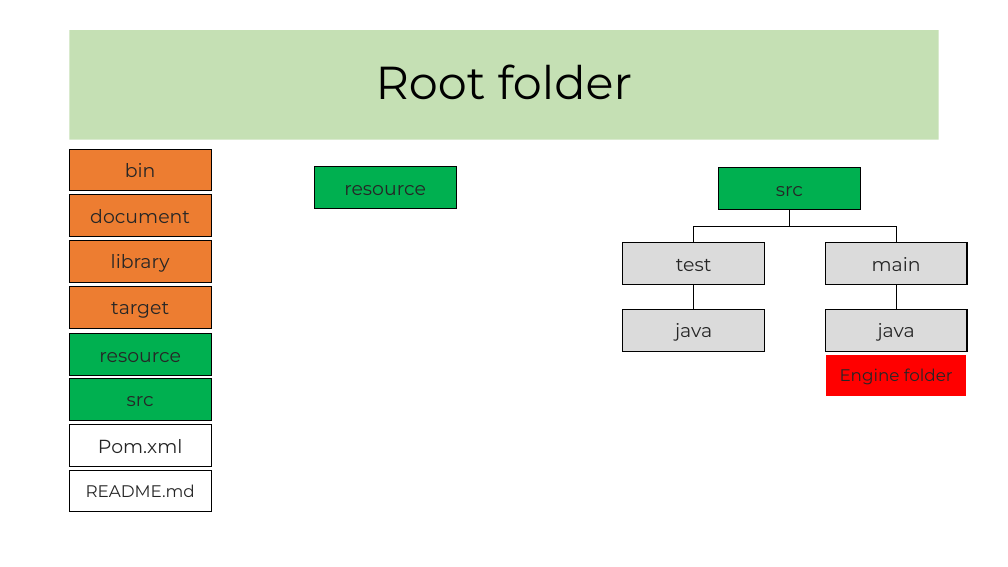
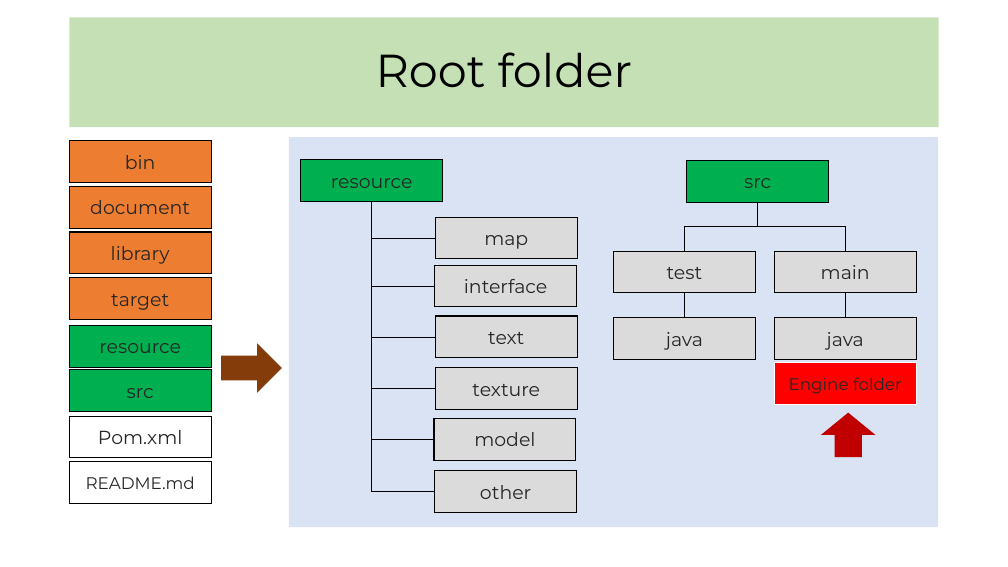
Before and after one commit to homelleon/GameEngine, a slide deck: slide 2 of document/GameEngine.pptx. Drawn at 1008x567 pixels with LibreOffice and Linux fonts; fonts in the diff are those of the drawing. Boxes give left, top, right and bottom in pixels: in the first picture for what was removed or moved away, otherwise in the second. Text is boxed around its words. In the diff, an @@ line names an element or a change of style, - is before the commit and + after.

```diff
--- a/document/GameEngine.pptx
+++ b/document/GameEngine.pptx
@@ title "Root folder": place and size @@
-title "Root folder" at <box>70,30,939,140</box>
+title "Root folder" at <box>70,17,939,127</box>
@@ rectangle added at <box>289,137,938,527</box>, fill #DAE3F3 @@
@@ rectangle "resource": place and size @@
-rectangle "resource" at <box>315,167,457,209</box>
+rectangle "resource" at <box>301,160,443,201</box>
@@ rectangle "src": place and size @@
-rectangle "src" at <box>719,168,861,209</box>
+rectangle "src" at <box>687,160,829,202</box>
@@ elbow line added from (372, 202) to (436, 238), #000000 0.5 pt @@
@@ elbow line added from (372, 202) to (436, 337), #000000 0.5 pt @@
@@ elbow line added from (372, 202) to (436, 389), #000000 0.5 pt @@
@@ elbow line added from (372, 202) to (434, 439), #000000 0.5 pt @@
@@ elbow line added from (372, 202) to (435, 492), #000000 0.5 pt @@
@@ elbow line added from (372, 202) to (435, 286), #000000 0.5 pt @@
@@ elbow line moved from (789, 209) - (694, 243) to (758, 203) - (684, 251) @@
@@ elbow line moved from (789, 209) - (896, 243) to (758, 203) - (845, 251) @@
@@ rectangle added at <box>436,217,578,259</box>, fill #DBDBDB, outline #000000 1 pt, 18 pt, text #262626 @@
+map
@@ rectangle added at <box>435,265,577,307</box>, fill #DBDBDB, outline #000000 1 pt, 18 pt, text #262626 @@
+interface
@@ 2 rectangles, 1 line: place and size @@
-2 rectangles, 1 line at <box>623,243,765,351</box>
+2 rectangles, 1 line at <box>614,251,756,360</box>
@@ 3 rectangles, 1 line: place and size @@
-3 rectangles, 1 line at <box>826,243,968,396</box>
+3 rectangles, 1 line at <box>774,251,917,405</box>
@@ 8 rectangles: place and size @@
-8 rectangles at <box>70,149,212,512</box>
+8 rectangles at <box>70,141,212,504</box>
@@ rectangle added at <box>436,316,578,358</box>, fill #DBDBDB, outline #000000 1 pt, 18 pt, text #262626 @@
+text
@@ right arrow added at <box>222,343,282,392</box>, fill #843C0B @@
@@ rectangle added at <box>436,368,578,409</box>, fill #DBDBDB, outline #000000 1 pt, 18 pt, text #262626 @@
+texture
@@ rectangle added at <box>434,419,576,461</box>, fill #DBDBDB, outline #000000 1 pt, 18 pt, text #262626 @@
+model
@@ right arrow added at <box>822,413,876,457</box>, fill #C00000 @@
@@ rectangle added at <box>435,471,577,513</box>, fill #DBDBDB, outline #000000 1 pt, 18 pt, text #262626 @@
+other
```
Also in this commit, not shown: 4 other slides changed, 2 slides added, 1 other file.
